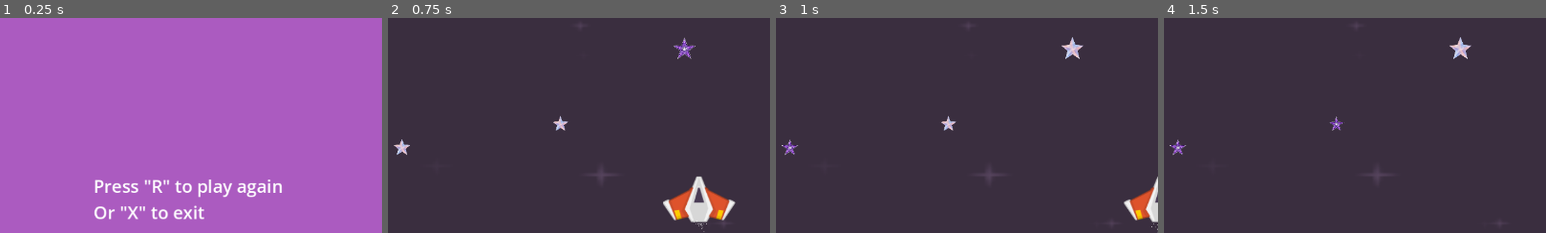
Above: before the commit, frames 1-4 (left to right).
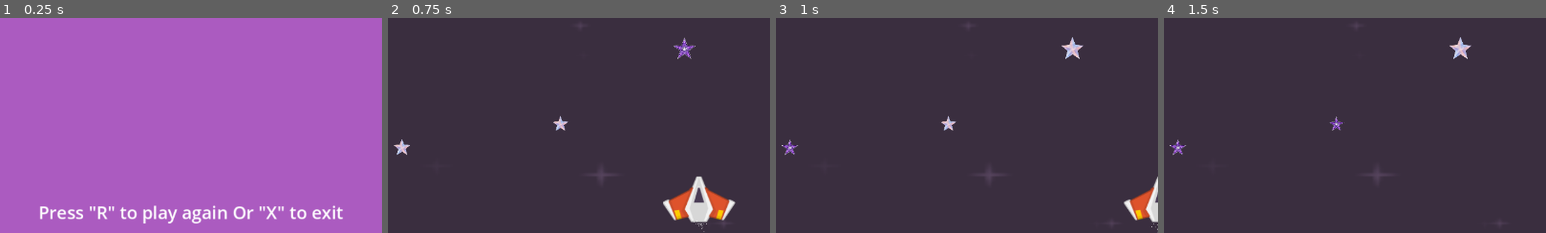
Above: after the commit, the same moments.

Repository: nonakarim/godot-space-shooter
Game: Godot game, scene res://Scenes/Game over.tscn
Two runs of this game, one before a commit and one after it. Both use one fixed random seed, a clock stepped at 60 frames per second and the inputs below. This scene is started directly instead of the project's main scene.
Inputs (mouse positions are % of the whole screen's width and height, from its top left):
- Up to frame 1 (0.25 s): no input
- Up to frame 2 (0.75 s): tap R (Replay) at 0.5, 0.6 s; move the mouse to (72, 45) at 0.52 s; hold Right (KeyRight) from 0.53 s (still down); click (72, 45) at 0.67 s
- Up to frame 3 (1 s): keep holding Right (KeyRight)
- Up to frame 4 (1.5 s): move the mouse to (30, 55) at 1.27 s; release Right (KeyRight) at 1.28 s; hold Down (KeyDown) from 1.28 s (still down); tap Enter (Enter) at 1.35 s
The pictures show only the part of the screen within x 25-75%, y 50-100%; the shares and areas given below are measured in that part.

The runs differ from the first frame. In frame 1, 3.6% of the frame differs, in the area x 10-90%, y 75-96%; in frame 2, nothing differs; in frame 3, nothing differs; in frame 4, nothing differs.

Commit message:
Add sound when ship and meteor collide

Diff:
--- a/Music/Music.gd
+++ b/Music/Music.gd
@@ -2,7 +2,4 @@
 
 func _ready() -> void:
 	stream = preload("res://Graphics/Fonts&sounds/GamePlay.mp3")
-
-func _process(delta: float) -> void:
-	if not playing:
-		play()
+	play()
--- a/Scenes/Game over.tscn
+++ b/Scenes/Game over.tscn
@@ -62,15 +62,14 @@
 anchor_top = 0.906
 anchor_right = 0.5
 anchor_bottom = 1.0
-offset_left = 488.0
+offset_left = 393.5
 offset_top = 678.0
-offset_right = 812.0
+offset_right = 969.0
 offset_bottom = 720.0
 grow_horizontal = 2
 grow_vertical = 0
 theme_override_font_sizes/font_size = 30
-text = "Press \"R\" to play again
-Or \"X\" to exit"
+text = "Press \"R\" to play again Or \"X\" to exit"
 
 [node name="AudioStreamPlayer2D" type="AudioStreamPlayer2D" parent="."]
 stream = ExtResource("3_ei2jg")
--- a/Scenes/meteors.tscn
+++ b/Scenes/meteors.tscn
@@ -1,7 +1,8 @@
-[gd_scene load_steps=3 format=3 uid="uid://citt5w1b4bl5j"]
+[gd_scene load_steps=4 format=3 uid="uid://citt5w1b4bl5j"]
 
 [ext_resource type="Script" uid="uid://bv71h66m637p3" path="res://Scripts/meteors.gd" id="1_pxqdp"]
 [ext_resource type="Texture2D" uid="uid://x3patjimvxfe" path="res://Graphics/PNG/Meteors/meteorBrown_big1.png" id="1_vikbp"]
+[ext_resource type="AudioStream" uid="uid://d5cbjmexjifi" path="res://Graphics/Fonts&sounds/hit (2).mp3" id="3_cp0ko"]
 
 [node name="Meteors" type="Area2D"]
 collision_layer = 2
@@ -17,4 +18,7 @@
 position = Vector2(-1200, 44)
 polygon = PackedVector2Array(1018, 28, 992, 112, 1039, 169, 1088, 149, 1128, 152, 1155, 94, 1109, 21)
 
+[node name="AudioStreamPlayer2D" type="AudioStreamPlayer2D" parent="."]
+stream = ExtResource("3_cp0ko")
+
 [connection signal="body_entered" from="." to="." method="_on_body_entered"]
--- a/Scripts/game_over.gd
+++ b/Scripts/game_over.gd
@@ -11,6 +11,7 @@
 	Music.playing = false
 
 	if Input.is_action_just_pressed("Replay"):
+		Music.play()
 		get_tree().change_scene_to_file("res://Scenes/level.tscn")
 	elif Input.is_action_just_pressed("exit"):
 		get_tree().quit()
--- a/Scripts/meteors.gd
+++ b/Scripts/meteors.gd
@@ -7,6 +7,7 @@
 signal collision
 
 func _ready() -> void:
+	$AudioStreamPlayer2D.stream = preload("res://Graphics/Fonts&sounds/hit (2).mp3")
 	var rng := RandomNumberGenerator.new()
 	var width = get_viewport().get_visible_rect().size[0]
 	var random_x = rng.randi_range(0, width)
@@ -25,5 +26,7 @@
 		queue_free()
 
 func _on_body_entered(_body: Node2D) -> void:
-	queue_free()
+	$MeteorImage.visible = false
 	collision.emit()
+	$AudioStreamPlayer2D.play()
+	await get_tree().create_timer(1.33).timeout
Binary file removed: Graphics/smoke.png
Not shown: 2 places in Scenes/player.tscn that only renumber resources
Not shown, added: Graphics/Fonts&sounds/hit (2).mp3
Not shown, removed: Graphics/smoke.png.kra
